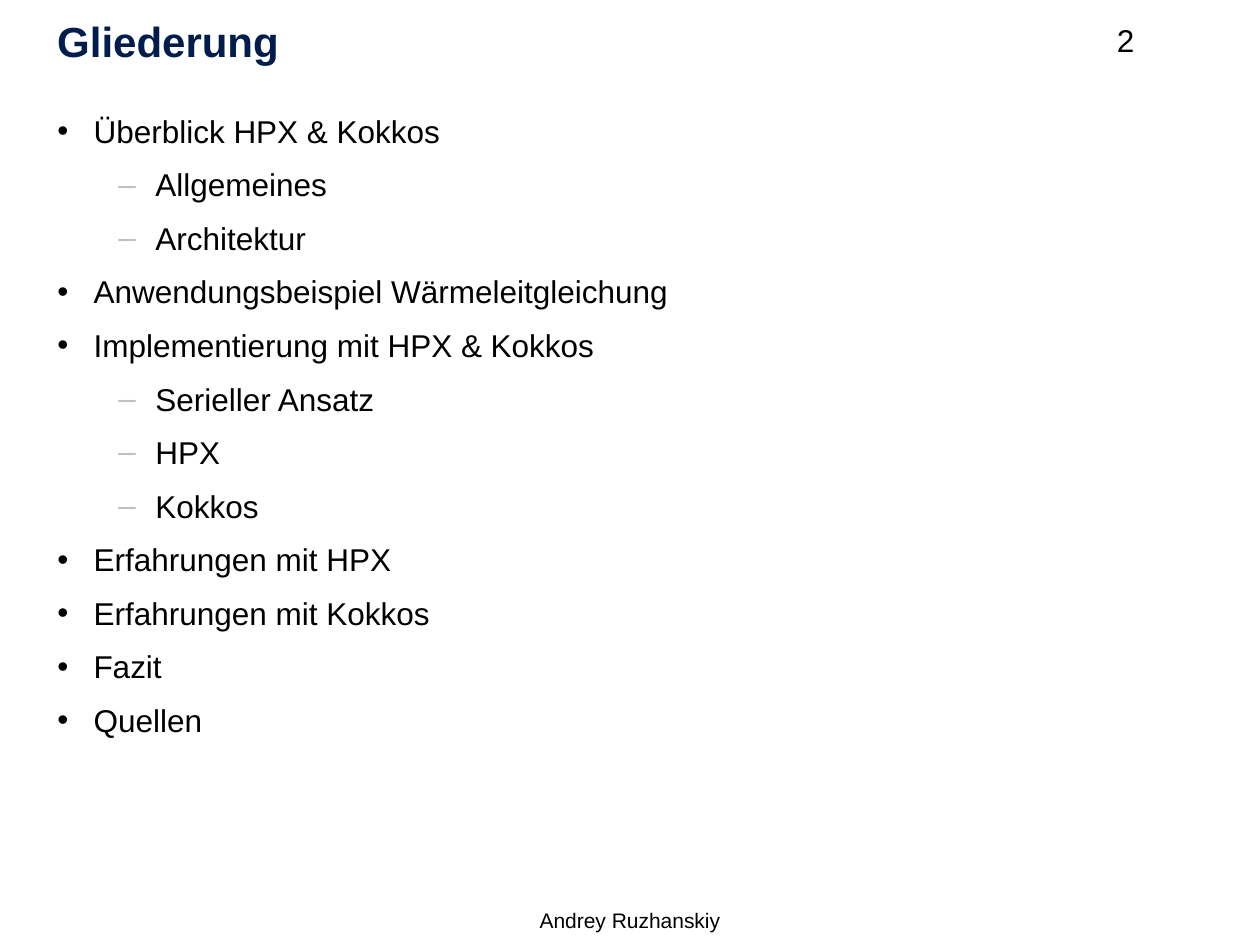
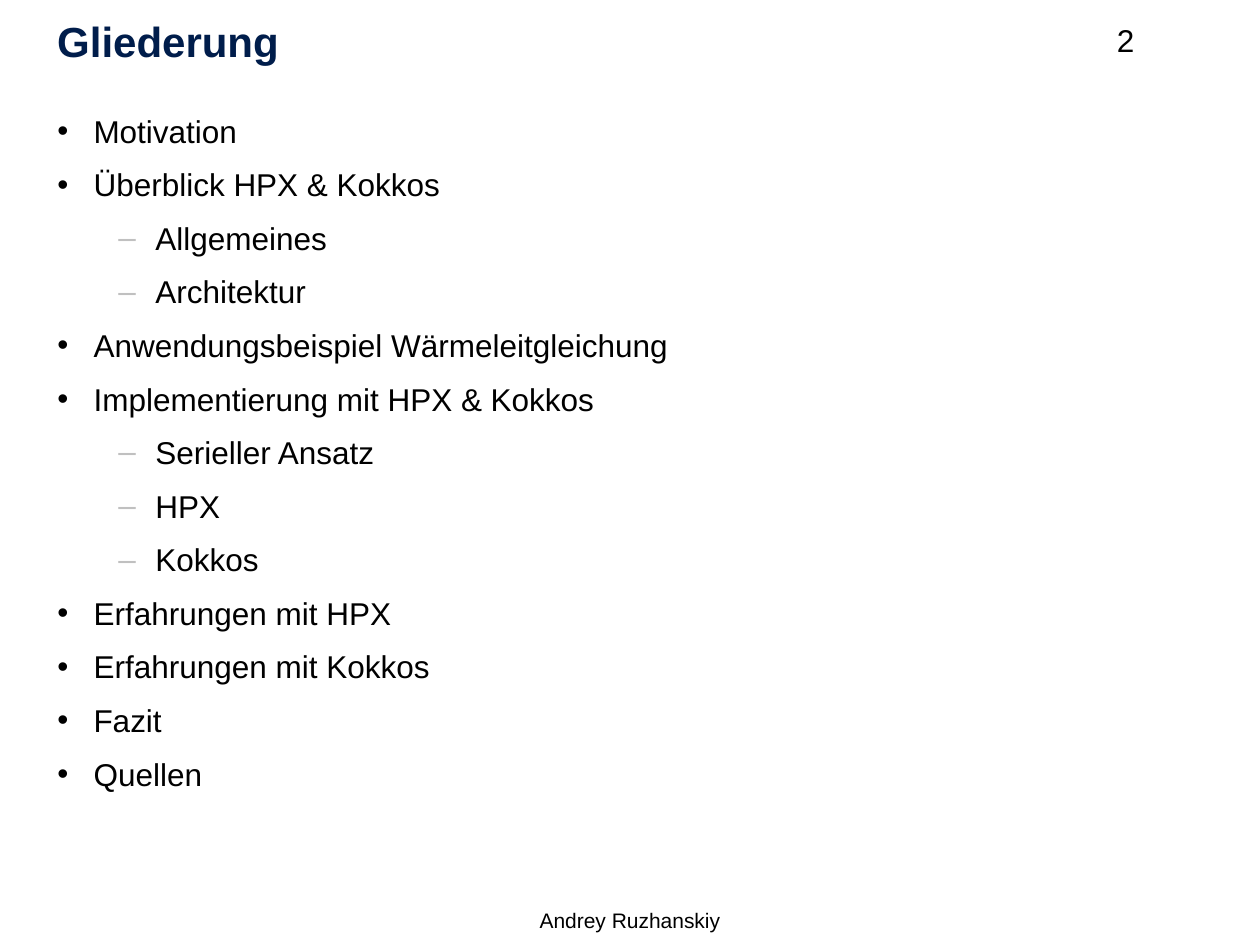
Before and after one commit to Setahero/HPC_Kokkos_HS, a slide deck: slide 2 of Hauptseminar HPC.pptx. Drawn at 1260x945 pixels with LibreOffice and Linux fonts; fonts in the diff are those of the drawing; background and template pictures are left out. Boxes give left, top, right and bottom in pixels: in the first picture for what was removed or moved away, otherwise in the second. Text is boxed around its words. In the diff, an @@ line names an element or a change of style, - is before the commit and + after.

```diff
--- a/Hauptseminar HPC.pptx
+++ b/Hauptseminar HPC.pptx
@@ text at (x1=94, y1=120, x2=237, y2=144): paragraph added @@
+  • Motivation
```
Also in this commit, not shown: 9 other slides changed, 3 slides added, 1 slide removed.
